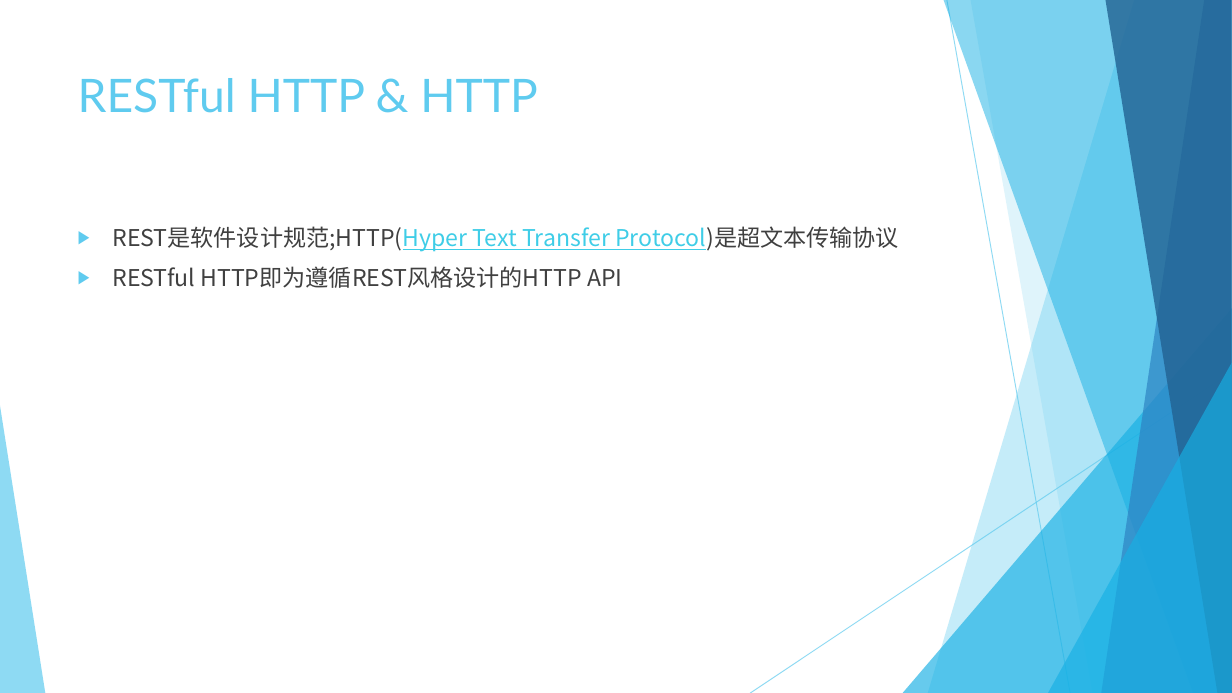
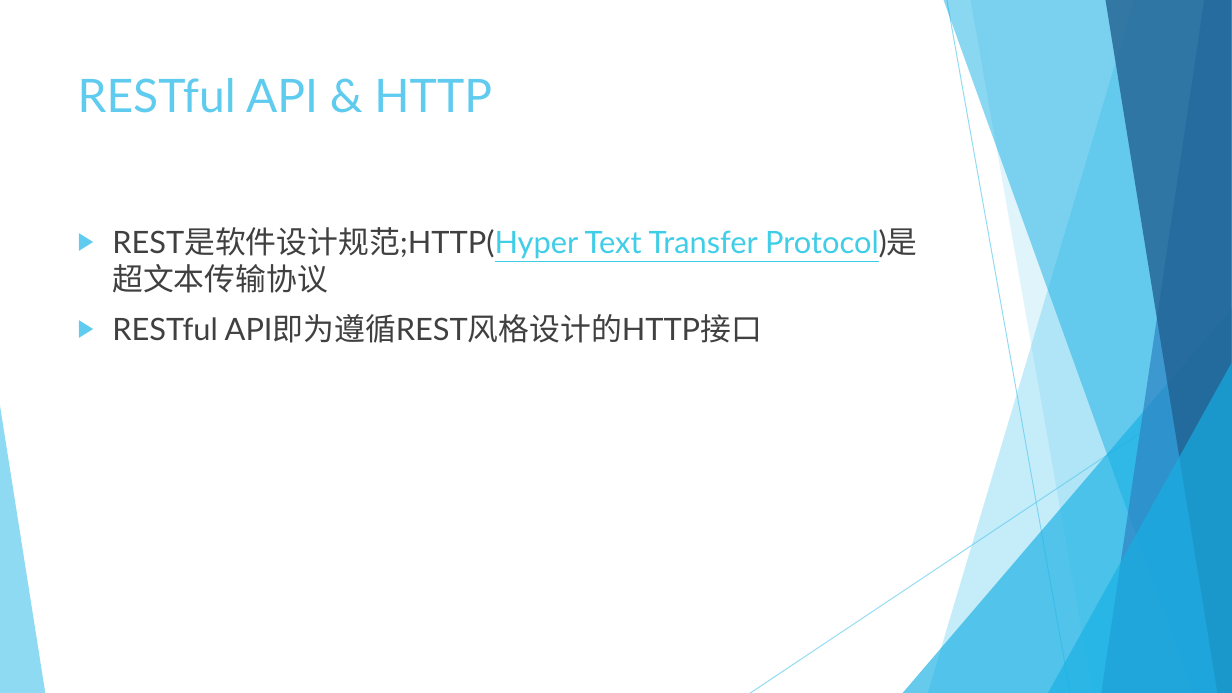
Before and after one commit to Crab2died/micro-boot, a slide deck: slide 6 of rest-api/RESTful.pptx (slide 9 before the commit). Drawn at 1232x693 pixels with LibreOffice and Linux fonts; fonts in the diff are those of the drawing. Boxes give left, top, right and bottom in pixels: in the first picture for what was removed or moved away, otherwise in the second. Text is boxed around its words. In the diff, an @@ line names an element or a change of style, - is before the commit and + after.

Commit message:
restful ppt

```diff
--- a/rest-api/RESTful.pptx
+++ b/rest-api/RESTful.pptx
@@ title at [78,78,491,113]: text changed @@
-RESTful HTTP & HTTP
+RESTful API & HTTP
@@ text at [112,227,918,293]: size 18 to 24 pt, font Noto Sans CJK SC to Lato in "REST是软件设计规范;HTTP(Hyper Text Transfer Protocol)是超文本传输协议" @@
@@ text at [112,314,762,343]: text changed; size 18 to 24 pt; font Noto Sans CJK SC to Lato @@
-▶ RESTful HTTP即为遵循REST风格设计的HTTP API
+▶ RESTful API即为遵循REST风格设计的HTTP接口
```
Also in this commit, not shown: 12 other slides changed, 6 slides added.
